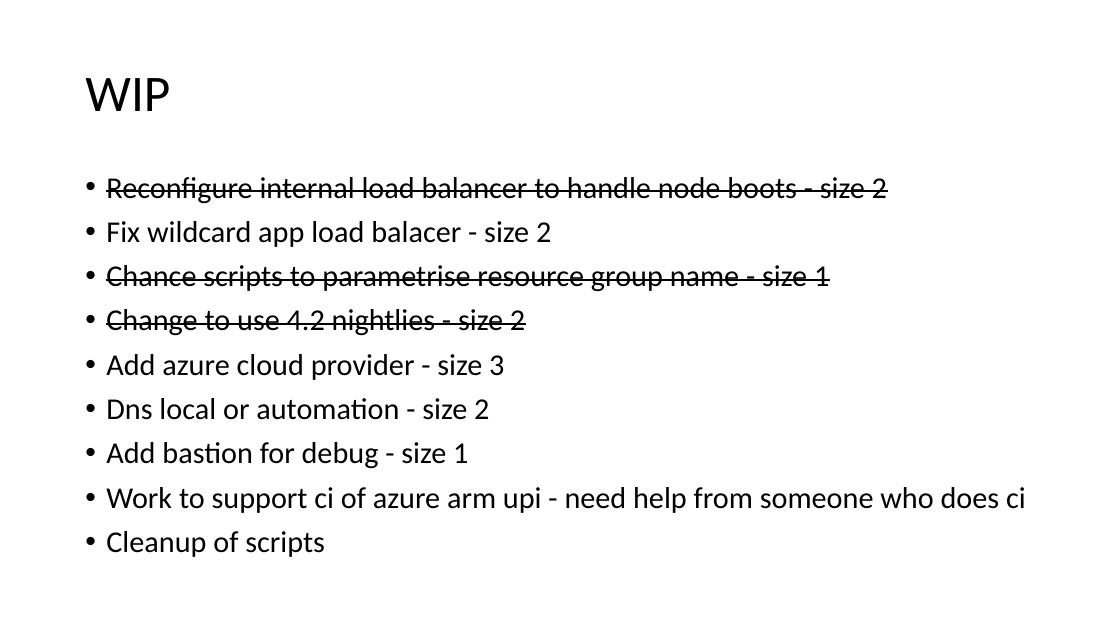
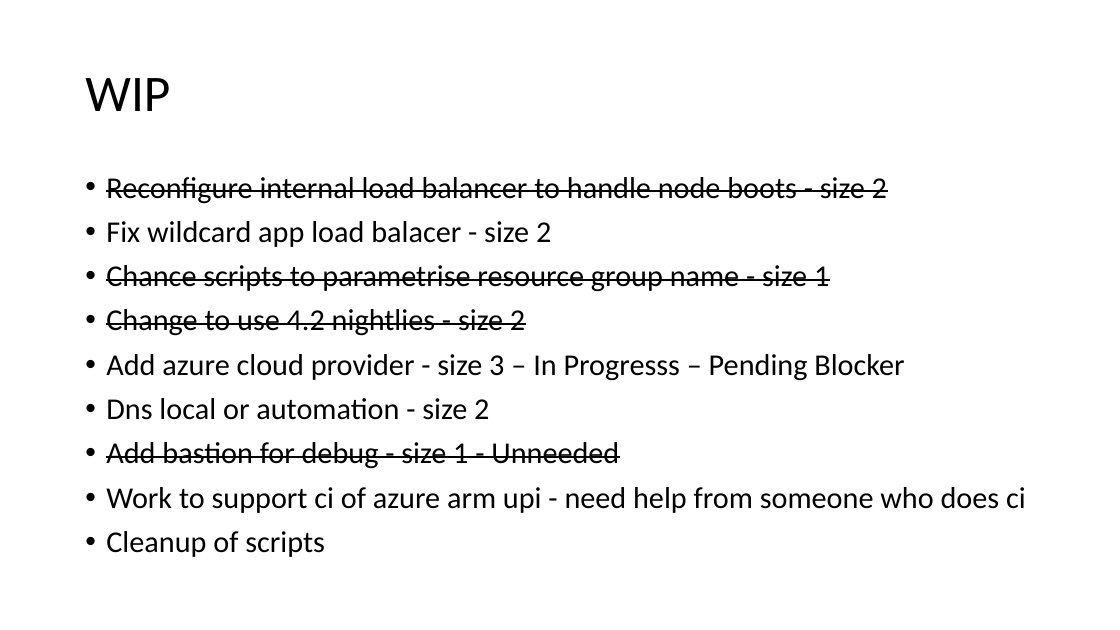
Before and after one commit to glennswest/ocpupi4azure, a slide deck: slide 2 of arm/doc/azocpupidemo2.pptx. Drawn at 1120x630 pixels with LibreOffice and Linux fonts; fonts in the diff are those of the drawing. Boxes give left, top, right and bottom in pixels: in the first picture for what was removed or moved away, otherwise in the second. Text is boxed around its words. In the diff, an @@ line names an element or a change of style, - is before the commit and + after.

```diff
--- a/arm/doc/azocpupidemo2.pptx
+++ b/arm/doc/azocpupidemo2.pptx
@@ text at (106,354,904,381): text changed @@
-• Add azure cloud provider - size 3
+• Add azure cloud provider - size 3 – In Progresss – Pending Blocker
@@ text at (106,442,619,469): text changed @@
-• Add bastion for debug - size 1
+• Add bastion for debug - size 1 - Unneeded
```
Also in this commit, not shown: 1 other slide changed, 2 slides added, 2 slides removed, 2 other files.
